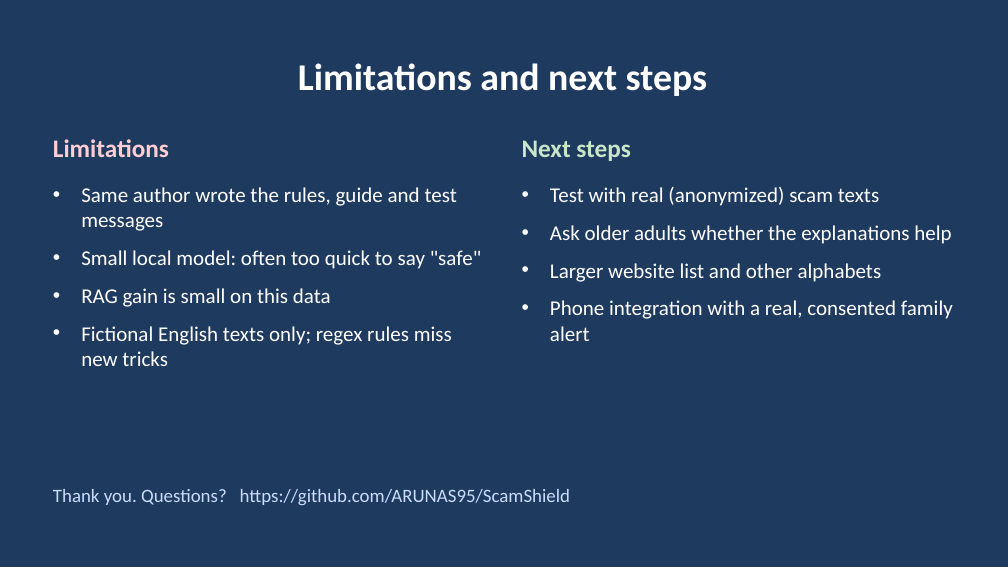
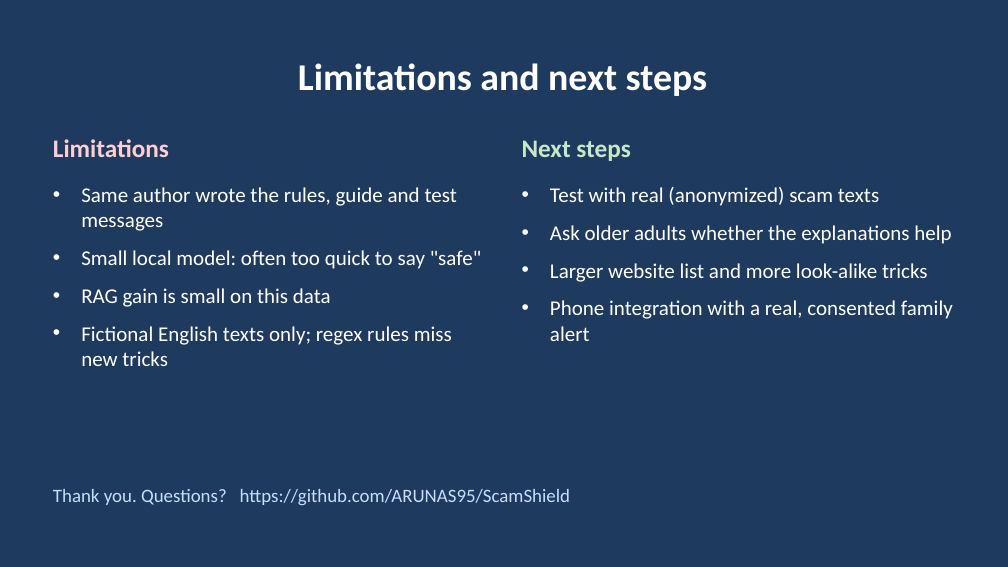
Before and after one commit to ARUNAS95/ScamShield, a slide deck: slide 13 of docs/ScamShield_Presentation.pptx (slide 12 before the commit). Drawn at 1008x567 pixels with LibreOffice and Linux fonts; fonts in the diff are those of the drawing. Boxes give left, top, right and bottom in pixels: in the first picture for what was removed or moved away, otherwise in the second. Text is boxed around its words. In the diff, an @@ line names an element or a change of style, - is before the commit and + after.

```diff
--- a/docs/ScamShield_Presentation.pptx
+++ b/docs/ScamShield_Presentation.pptx
@@ text at (550,263,928,282): text changed @@
-• Larger website list and other alphabets
+• Larger website list and more look-alike tricks
```
Also in this commit, not shown: 4 other slides changed, 2 slides added, 1 slide removed, 2 other files.
